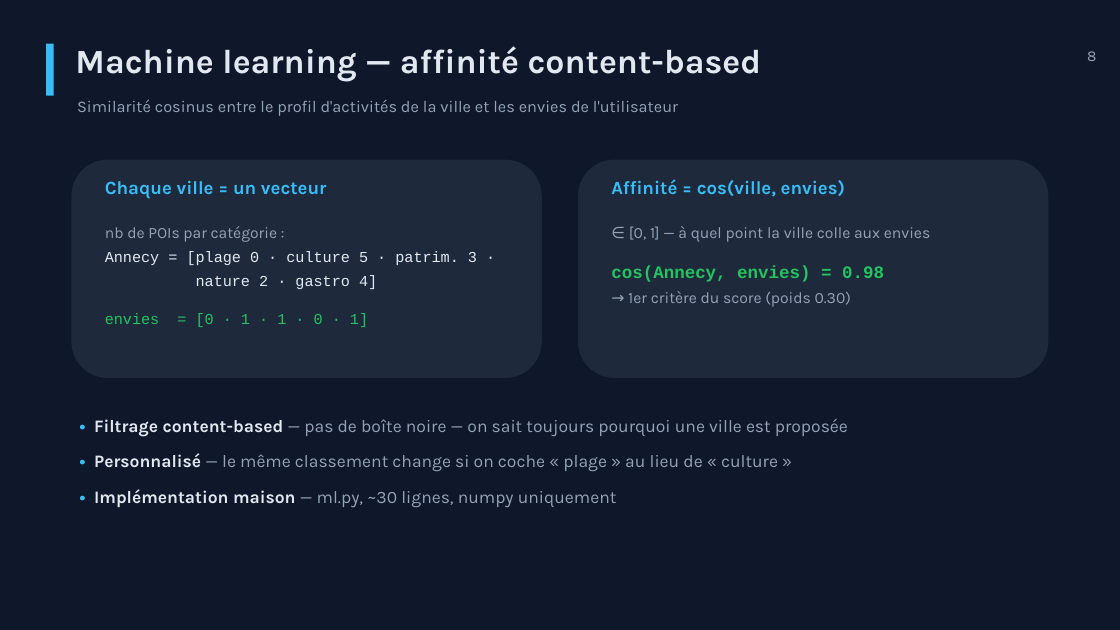
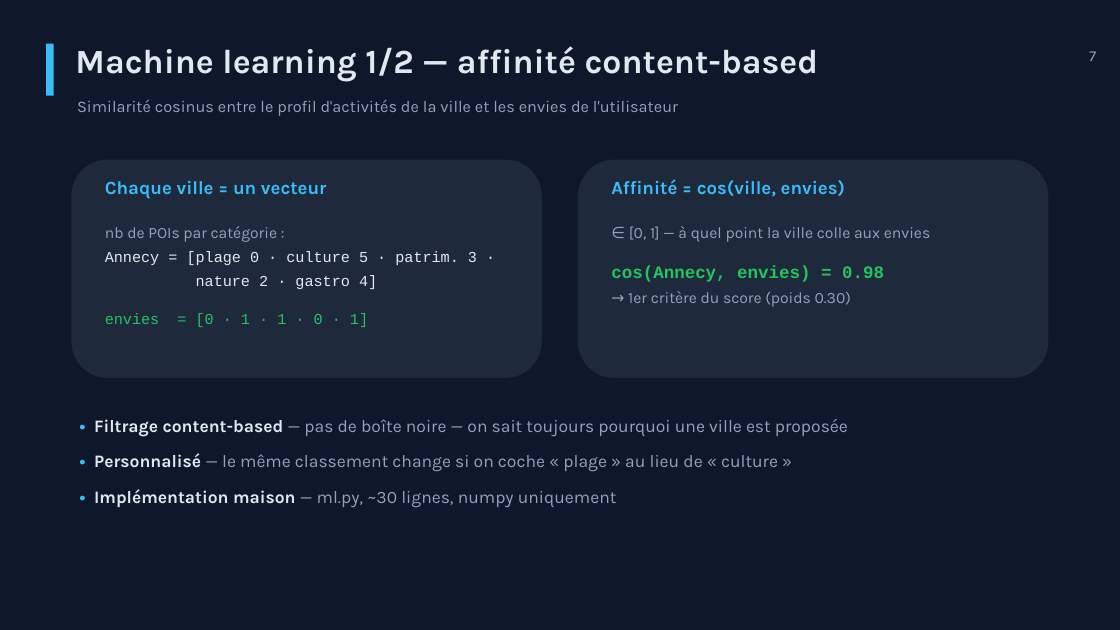
Before and after one commit to ilya32e/Tourisme-en-train, a slide deck: slide 7 of docs/presentation_escapade_v2.pptx (slide 8 before the commit). Drawn at 1120x630 pixels with LibreOffice and Linux fonts; fonts in the diff are those of the drawing. Boxes give left, top, right and bottom in pixels: in the first picture for what was removed or moved away, otherwise in the second. Text is boxed around its words. In the diff, an @@ line names an element or a change of style, - is before the commit and + after.

Commit message:
Presentation updated

```diff
--- a/docs/presentation_escapade_v2.pptx
+++ b/docs/presentation_escapade_v2.pptx
@@ text at (x1=75, y1=46, x2=819, y2=81): text changed @@
-Machine learning — affinité content-based
+Machine learning 1/2 — affinité content-based
@@ text at (x1=1089, y1=51, x2=1096, y2=61): text changed @@
-8
+7
```
Also in this commit, not shown: 3 other slides changed, 1 slide added, 1 slide removed, 2 other files.
